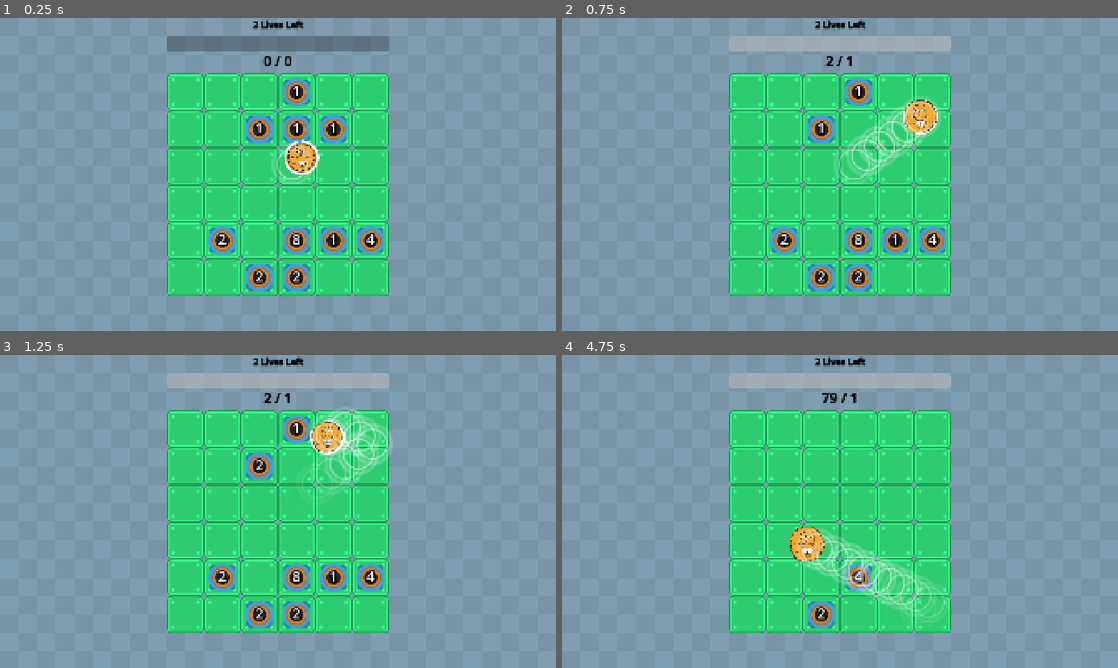
Above: before the commit, frames 1-4 (two rows, left to right).
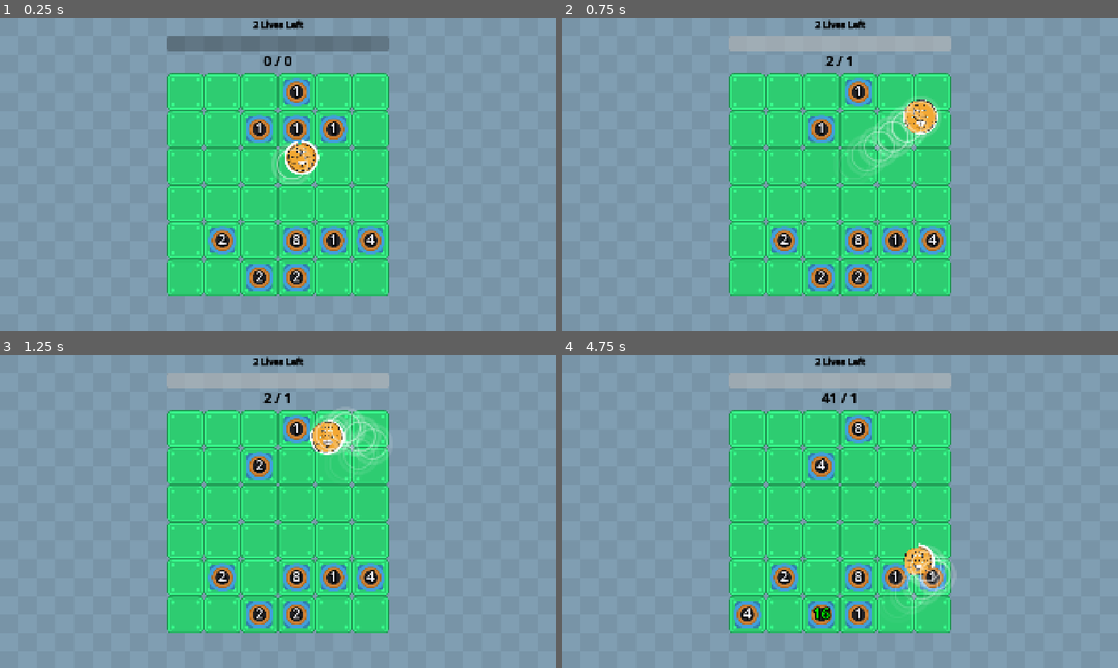
Above: after the commit, the same moments.

Repository: wanamelon/prototype_monorepo
Game: Godot game, scene res://source/bounce_main.tscn
The game is run twice, just before and just after one commit, with the same random seed, the same clock (stepped at 60 frames per second) and the same inputs. Sound files missing from this copy of the repository are replaced by a short silence.
Inputs:
- Up to frame 1 (0.25 s): no input
- Up to frame 2 (0.75 s): no input
- Up to frame 3 (1.25 s): no input
- Up to frame 4 (4.75 s): no input

Frame 1 is identical in both runs. In frame 2, 0.4% of the frame differs, in the area x 48-60%, y 36-53%; in frame 3, 0.7%; in frame 4, 5.7%, in the area x 30-71%, y 12-88%.

Commit message:
slight playability changes

Diff:
--- a/roller/source/bounce_main.tscn
+++ b/roller/source/bounce_main.tscn
@@ -42,11 +42,6 @@
 item_id = 2
 metadata/_custom_type_script = "uid://ckw8rr21jqg1f"
 
-[sub_resource type="Resource" id="Resource_3yruk"]
-script = ExtResource("2_0panw")
-item_id = 9
-metadata/_custom_type_script = "uid://ckw8rr21jqg1f"
-
 [sub_resource type="Resource" id="Resource_8jy2w"]
 script = ExtResource("2_0panw")
 item_id = 7
@@ -58,7 +53,7 @@
 
 [node name="BounceMain" type="Node2D"]
 script = ExtResource("1_ovsfe")
-item_configs = Array[ExtResource("2_0panw")]([SubResource("R …(185 unchanged characters)… Resource_j4338"), SubResource("Resource_3yruk"), SubResource("Resource_8jy2w")])
+item_configs = Array[ExtResource("2_0panw")]([SubResource("R …(185 unchanged characters)… Resource_j4338"), SubResource("Resource_8jy2w")])
 
 [node name="TextureRect" type="TextureRect" parent="."]
 material = SubResource("ShaderMaterial_to078")
--- a/roller/source/item/slime_trail.gd
+++ b/roller/source/item/slime_trail.gd
@@ -1,7 +1,7 @@
 class_name SlimeTrail extends ItemSystem.Item
 
-var _level_up_chance_per_second: float = 0.5
-var _duration_sec: float = 1.0
+var _level_up_chance_per_second: float = 0.25
+var _duration_sec: float = 0.7
 
 static func instance() -> SlimeTrail:
 	return load("res://source/item/slime_trail.tscn").instantiate()
--- a/roller/source/item/spawn_crop_on_bounce.gd
+++ b/roller/source/item/spawn_crop_on_bounce.gd
@@ -2,6 +2,6 @@
 
 func activate(state: MatchState):
 	for event in state.last_tick_events:
-		if event is BounceEvent and Utils.RNG.randf() < 0.2:
+		if event is BounceEvent and Utils.RNG.randf() < 0.25:
 			_add_event(ItemSystem.SpawnEvent.new(
 				func (): return Crop.instance(2, 1), ItemSystem.AnyFreeCell.new(), 1.0))
Not shown: 1 places in roller/source/bounce_main.tscn that only renumber resources
